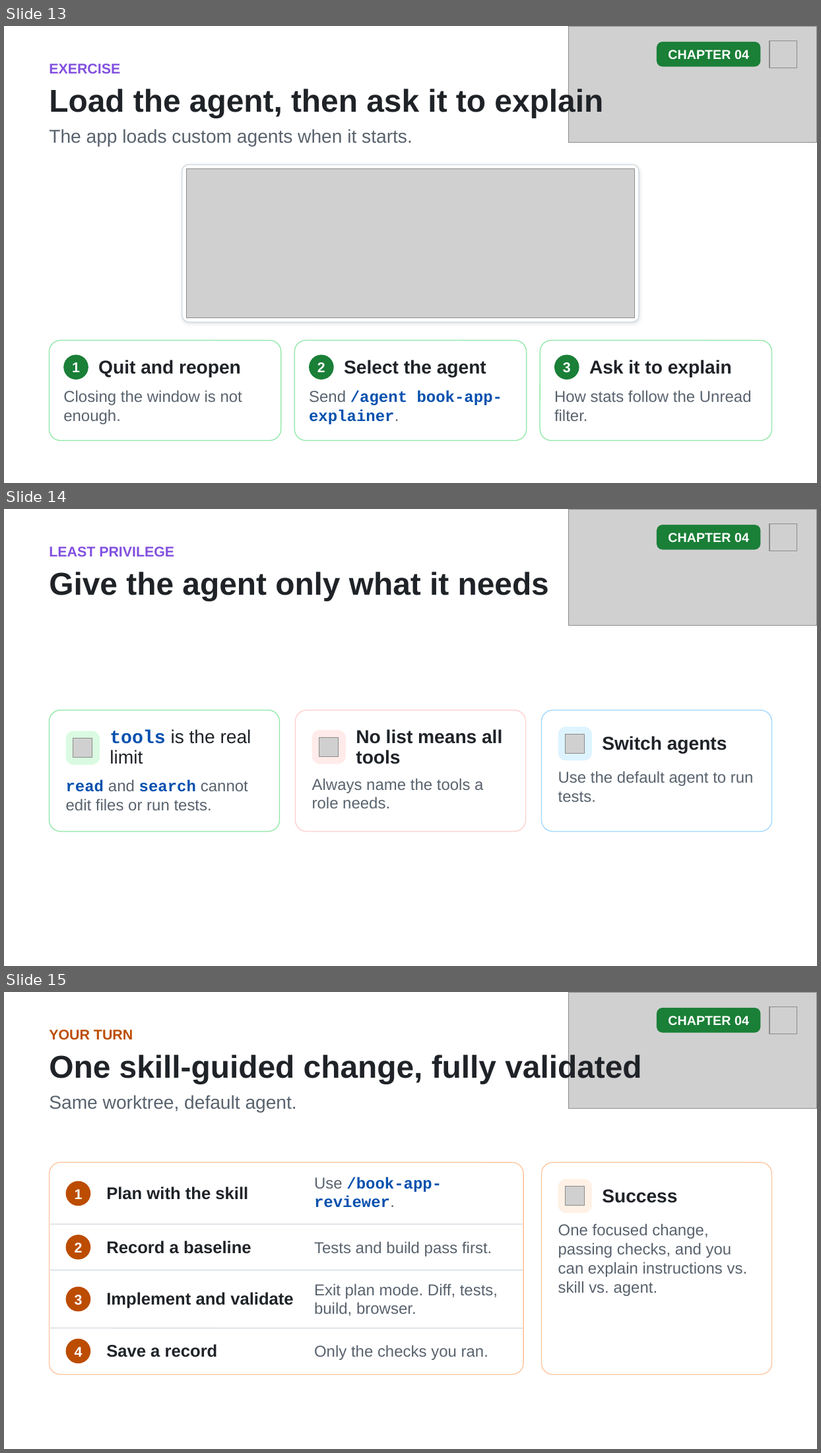
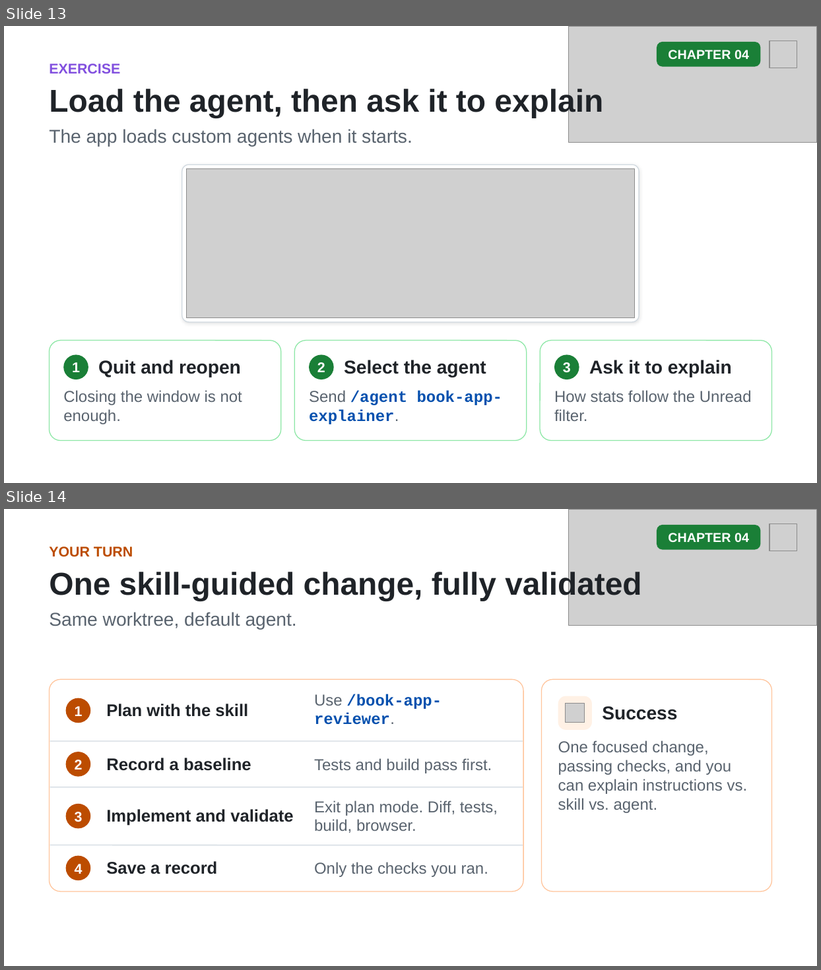
Before and after one commit to github/copilot-app-for-beginners, a slide deck: slides/04-skills-custom-agents.pptx. Shown one above the other, each under a label of ours: slides 13, 14 and 15 before the commit, slides 13 and 14 after it. The pictures are 821x1453 and 821x970 pixels, drawn with LibreOffice and Linux fonts; fonts in the diff are those of the drawing; grey boxes stand for pictures. Boxes give left, top, right and bottom in pixels: in the first picture for what was removed or moved away, otherwise in the second. Text is boxed around its words. In the diff, an @@ line names an element or a change of style, - is before the commit and + after.

```diff
--- a/slides/04-skills-custom-agents.pptx
+++ b/slides/04-skills-custom-agents.pptx
@@ slide 14 removed at (4, 509, 817, 966), background #FFFFFF @@
@@ picture removed at (568, 509, 817, 625) @@
@@ rounded rectangle removed at (657, 524, 761, 550) @@
@@ picture removed at (770, 524, 797, 551) @@
@@ text removed at (49, 547, 174, 557) @@
-LEAST PRIVILEGE
@@ text removed at (668, 533, 749, 542) @@
-CHAPTER 04
@@ text removed at (49, 572, 549, 601) @@
-Give the agent only what it needs
@@ rounded rectangle removed at (50, 711, 280, 832) @@
@@ rounded rectangle removed at (295, 711, 525, 832) @@
@@ rounded rectangle removed at (541, 711, 772, 832) @@
@@ rounded rectangle removed at (66, 731, 100, 765) @@
@@ picture removed at (73, 738, 92, 758) @@
@@ text removed at (110, 729, 252, 764) @@
-tools is the real limit
@@ rounded rectangle removed at (312, 730, 347, 764) @@
@@ picture removed at (319, 737, 339, 757) @@
@@ text removed at (356, 729, 502, 764) @@
-No list means all tools
@@ rounded rectangle removed at (558, 727, 593, 761) @@
@@ picture removed at (566, 734, 585, 754) @@
@@ text removed at (602, 736, 727, 754) @@
-Switch agents
@@ text removed at (66, 780, 248, 811) @@
-read and search cannot edit files or run tests.
@@ text removed at (312, 778, 483, 809) @@
-Always name the tools a role needs.
@@ text removed at (558, 771, 754, 802) @@
-Use the default agent to run tests.
@@ what was slide 15 is now slide 14 @@
```
Also in this commit, not shown: 2 slides changed, 7 other files.
